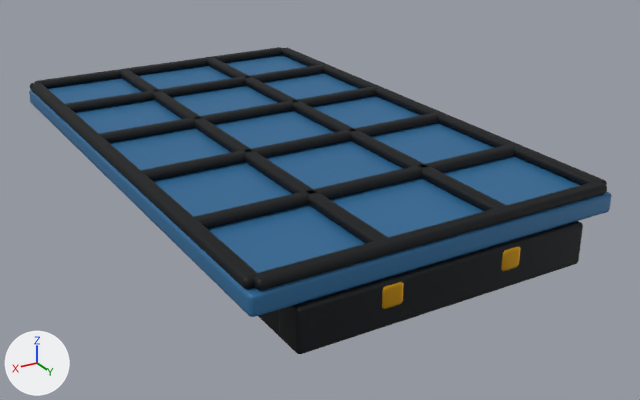
What one commit did to the glTF model game/public/assets/frame-3x5.glb.
Both versions are drawn from a 50 mm lens placed at (3.47, 6.55, 3.37), pointed at (-0.29, 0.28, 0.24). The lights are fixed; the arrows at lower left show +X, +Y and +Z. The picture after the commit comes second. Vertices at exactly the same position are counted once.

The first picture shows 'rig-body'.
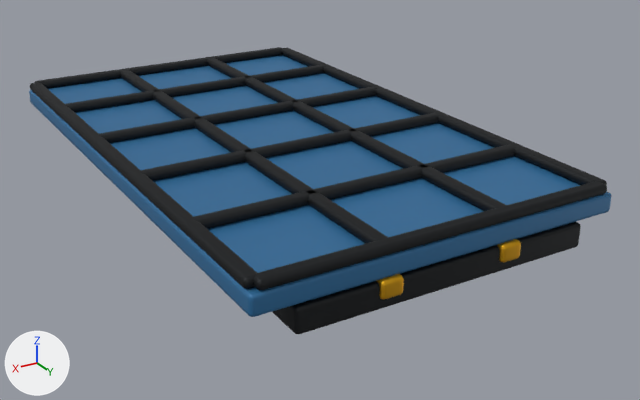
The newer file is also turned or shifted as a whole; pictures and numbers use the older file's frame.

Where the change shows, as pixel boxes (x1, y1, x2, y2) in the pictures (640 x 400 px; the box of a moved part takes in the faces that stretch with it):
'rig-body', reshaped (6% shorter): before (29, 47, 612, 354); after (29, 47, 612, 334)
part 1 of me_cube, moved or reshaped (not visible afterwards): before (279, 221, 583, 354)
part 2 of me_cube, added: after (281, 221, 581, 334)
part 3 of me_cube, moved or reshaped: before (501, 246, 521, 271); after (497, 239, 521, 262)
part 4 of me_cube, moved or reshaped: before (382, 282, 404, 309); after (377, 274, 404, 299)
part 5 of me_cube, added (mostly hidden): after (272, 309, 282, 321)
part 6 of me_cube, deleted: before (258, 310, 286, 343)

What changed in the scene script:
```text
Change me_cube:
    used by ob_rig_body; location = (0.0, 0.0, 0.0)
    remove me_cube.from_pydata(...)  # 888 vertices, 1728 faces; spans x -1.5..1.5, y -2.52..2.52, z 0.0..0.92
    add me_cube.from_pydata(...)  # 1112 vertices, 2160 faces; spans x -1.5..1.5, y -2.52..2.52, z 0.46..0.92
    me_cube part 1: the loose piece of 56 vertices spanning x -1.2..1.2, y 2.25..2.51, z 0.34..0.68 is scaled about its middle by (0.992, 0.386, 0.61), then moved by (0.0, -4.2, 0.06)
    me_cube part 2: the loose piece of 56 vertices spanning x -1.2..1.2, y 2.25..2.51, z 0.34..0.68 is copied, and the copy is scaled about its middle by (1, 0.825, 0.538), then moved by (0.0, 0.0, 0.06); it spans x -1.2..1.2, y 2.27..2.49, z 0.47..0.67
    me_cube part 3: the loose piece of 56 vertices spanning x -0.59..-0.41, y 2.4..2.52, z 0.48..0.66 is scaled about its middle by (1, 1, 0.732), then moved by (0.0, 0.0, 0.05)
    me_cube part 4: the loose piece of 56 vertices spanning x 0.41..0.59, y 2.4..2.52, z 0.48..0.66 is scaled about its middle by (1, 1, 0.732), then moved by (0.0, 0.0, 0.05)
    me_cube part 5: a new loose piece of 56 vertices spanning x 1.05..1.19, y -2.37..2.33, z 0.46..0.68, in mat_rr_dark_metal (dark grey #2f3133)
    me_cube part 6
    56 vertices are removed from x -1.05..1.05, y -2.27..2.23, z 0.14..0.68
    108 faces are deleted
    other edits to the shape of me_cube do not show in these pictures
```
